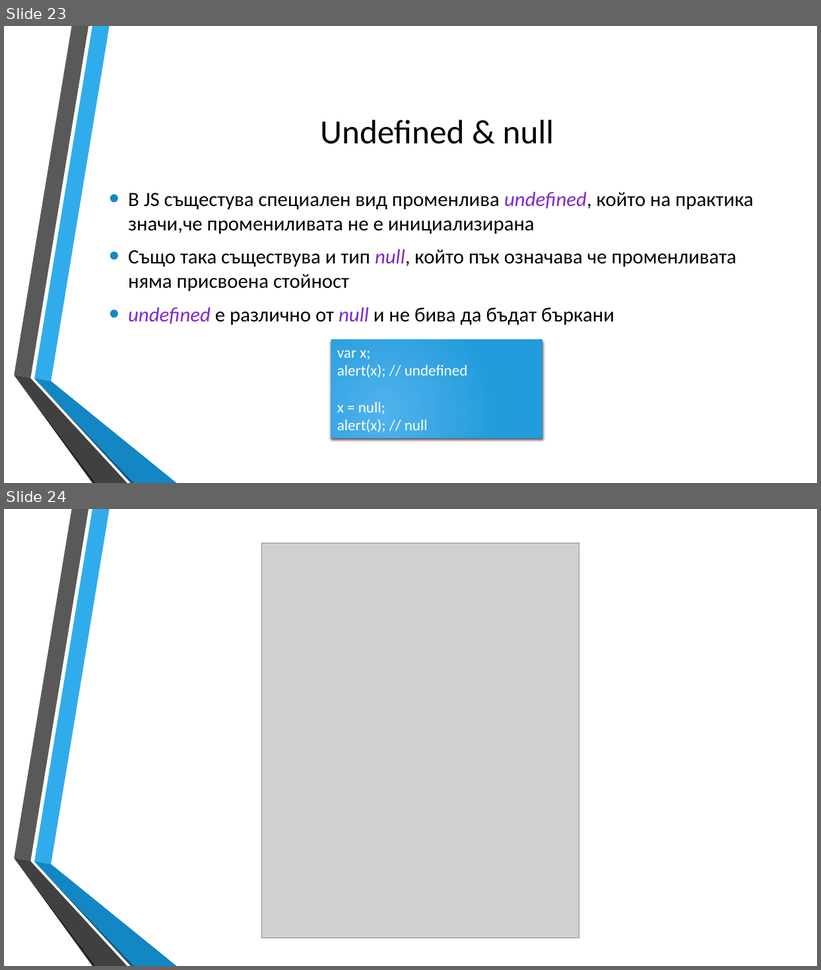
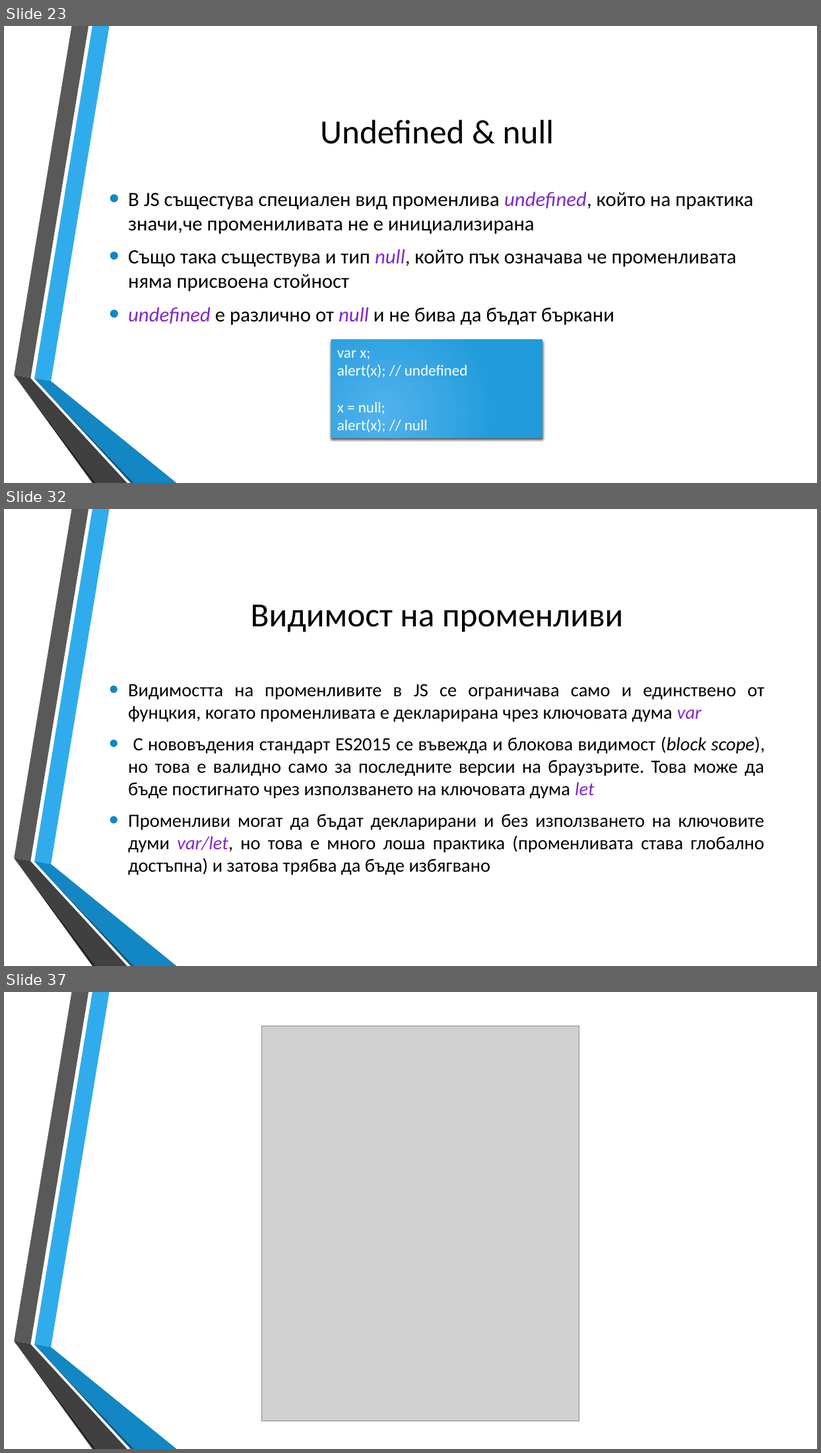
Before and after one commit to dnmitev/IT-Academy, a slide deck: JS Fundamentals/2.JS-Basics/JS-Basics.pptx. Shown one above the other, each under a label of ours: slides 23 and 24 before the commit, slides 23, 32 and 37 after it; the slides between them are not shown. The pictures are 821x970 and 821x1453 pixels, drawn with LibreOffice and Linux fonts; fonts in the diff are those of the drawing; grey boxes stand for pictures; background and template pictures are left out. Boxes give left, top, right and bottom in pixels: in the first picture for what was removed or moved away, otherwise in the second. Text is boxed around its words. In the diff, an @@ line names an element or a change of style, - is before the commit and + after.

```diff
--- a/JS Fundamentals/2.JS-Basics/JS-Basics.pptx
+++ b/JS Fundamentals/2.JS-Basics/JS-Basics.pptx
@@ slide 32 added at bbox=[4, 509, 817, 966], background picture (left out); not listed: 6 template elements that a slide beside it also shows @@
@@ title added at bbox=[251, 605, 623, 632], 40 pt, text #000000 @@
+Видимост на променливи
@@ text added at bbox=[128, 684, 765, 875], 22.2 pt, text #000000 @@
+• Видимостта на променливите в JS се ограничава само и единствено от фунцкия, когато променливата е декларирана чрез ключовата дума var
+• С нововъдения стандарт ES2015 се въвежда и блокова видимост (block scope), но това е валидно само за последните версии на браузърите. Това може да бъде постигнато чрез използването на ключовата дума let
+• Променливи могат да бъдат декларирани и без използването на ключовите думи var/let, но това е много лоша практика (променливата става глобално достъпна) и затова трябва да бъде избягвано
@@ what was slide 24 is now slide 37 @@
```
Also in this commit, not shown: 3 slides changed, 13 other slides added, 4 other files.
